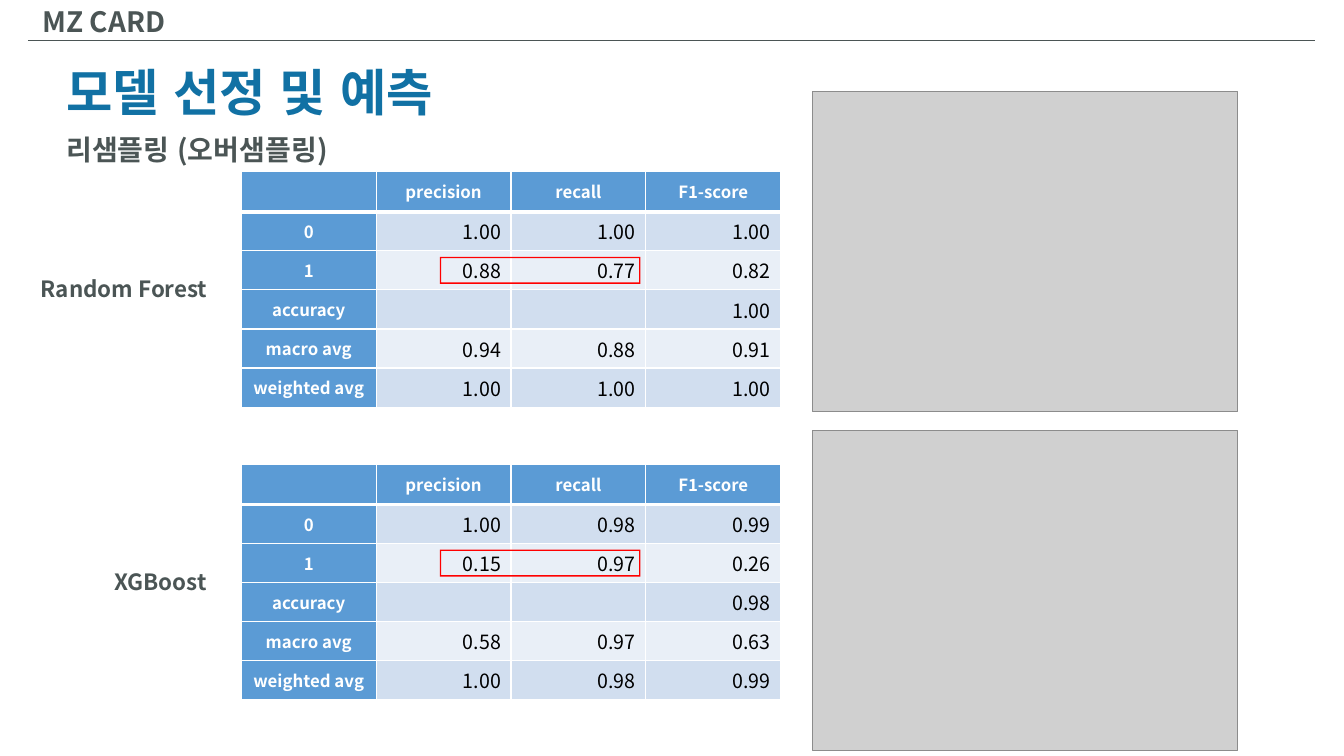
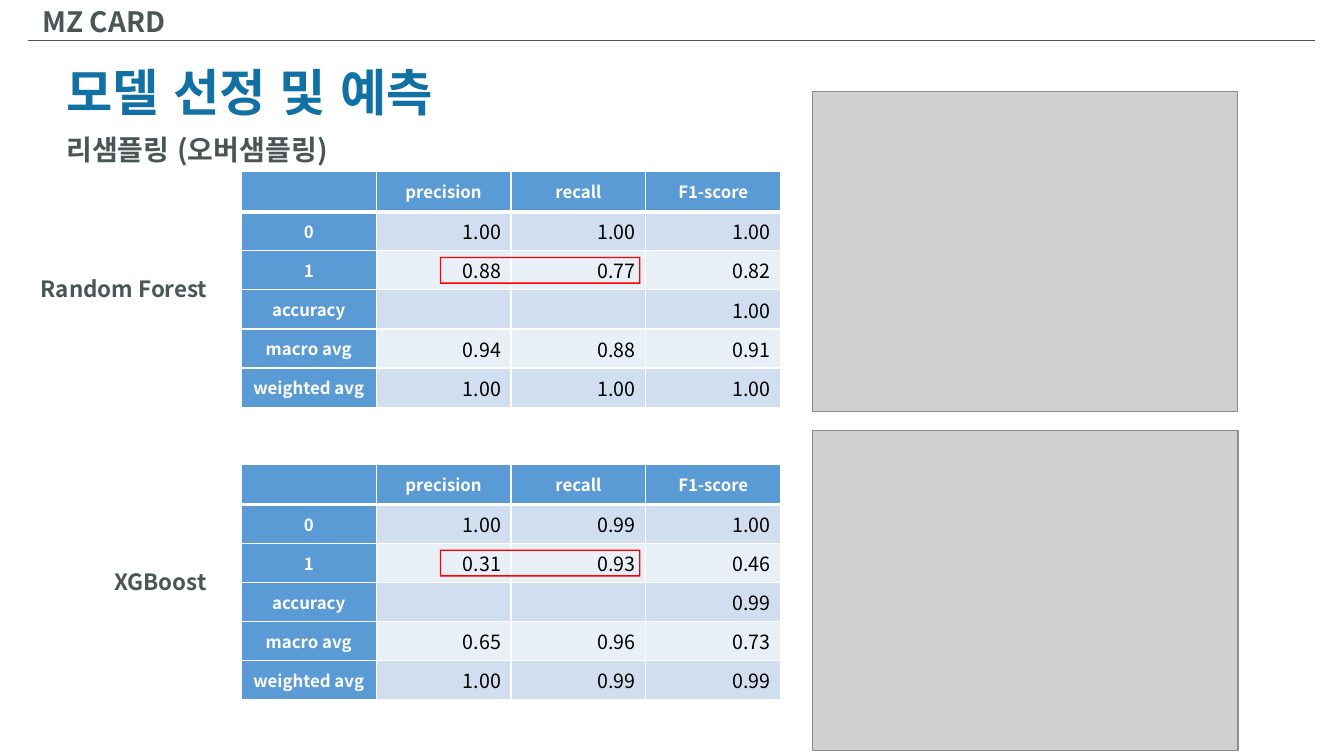
Before and after one commit to InjaeJayLee/mzcard, a slide deck: slide 28 of MZCARD.pptx. Drawn at 1344x756 pixels with LibreOffice and Linux fonts; fonts in the diff are those of the drawing; grey boxes stand for pictures. Boxes give left, top, right and bottom in pixels: in the first picture for what was removed or moved away, otherwise in the second. Text is boxed around its words. In the diff, an @@ line names an element or a change of style, - is before the commit and + after.

```diff
--- a/MZCARD.pptx
+++ b/MZCARD.pptx
@@ table at [241,464,781,700] @@
-row 2, column 3: 0.98
+row 2, column 3: 0.99
-row 2, column 4: 0.99
+row 2, column 4: 1.00
-row 3: 1 | 0.15 | 0.97 | 0.26
+row 3: 1 | 0.31 | 0.93 | 0.46
-row 4, column 4: 0.98
+row 4, column 4: 0.99
-row 5: macro avg | 0.58 | 0.97 | 0.63
+row 5: macro avg | 0.65 | 0.96 | 0.73
-row 6, column 3: 0.98
+row 6, column 3: 0.99
```
Also in this commit, not shown: 6 other slides changed, 3 slides added, 1 slide removed, 1 other file.
